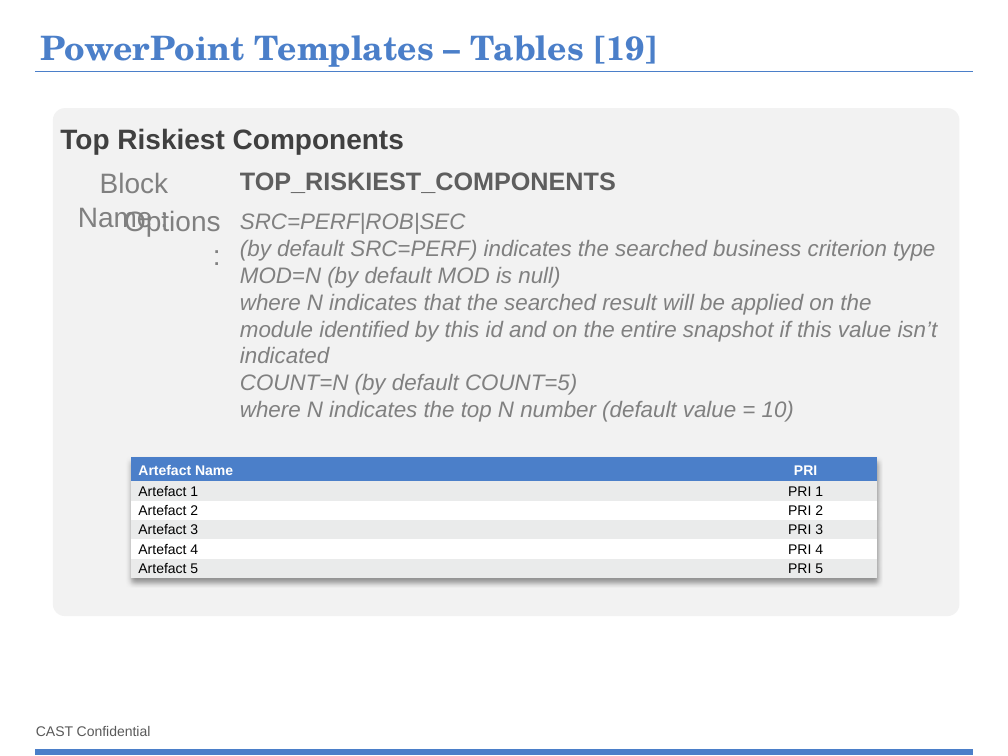
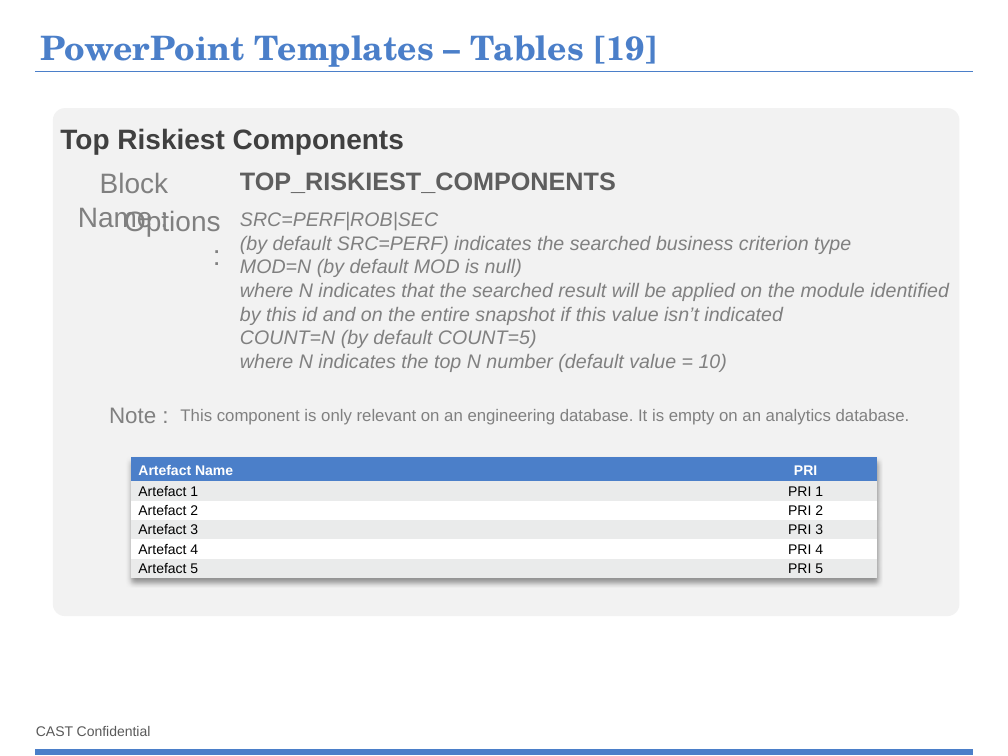
Before and after one commit to CAST-projects/ReportGenerator, a slide deck: slide 50 of CastReporting.Reporting/TemplatesFiles/1- Powerpoint-components-library.pptx. Drawn at 1008x756 pixels with LibreOffice and Linux fonts; fonts in the diff are those of the drawing; background and template pictures are left out. Boxes give left, top, right and bottom in pixels: in the first picture for what was removed or moved away, otherwise in the second. Text is boxed around its words. In the diff, an @@ line names an element or a change of style, - is before the commit and + after.

```diff
--- a/CastReporting.Reporting/TemplatesFiles/1- Powerpoint-components-library.pptx
+++ b/CastReporting.Reporting/TemplatesFiles/1- Powerpoint-components-library.pptx
@@ text "SRC=PERF|ROB|SEC" at box(240, 212, 949, 372): size 16 to 14 pt @@
@@ text added at box(109, 407, 156, 423), 16 pt, text #808080 @@
+Note :
@@ text added at box(180, 409, 910, 425), 12 pt, text #808080 @@
+This component is only relevant on an engineering database. It is empty on an analytics database.
```
Also in this commit, not shown: 17 other slides changed, 10 other files.
